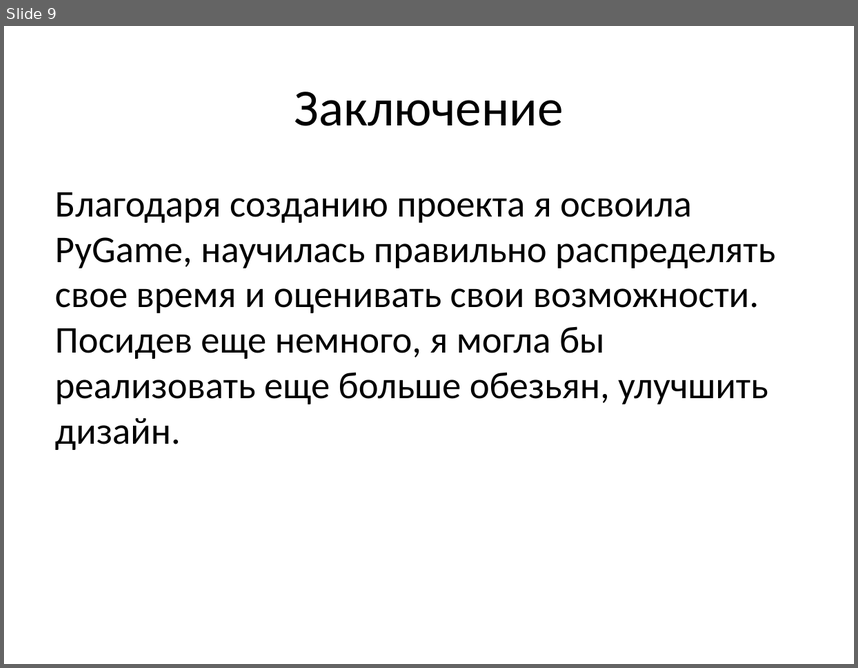
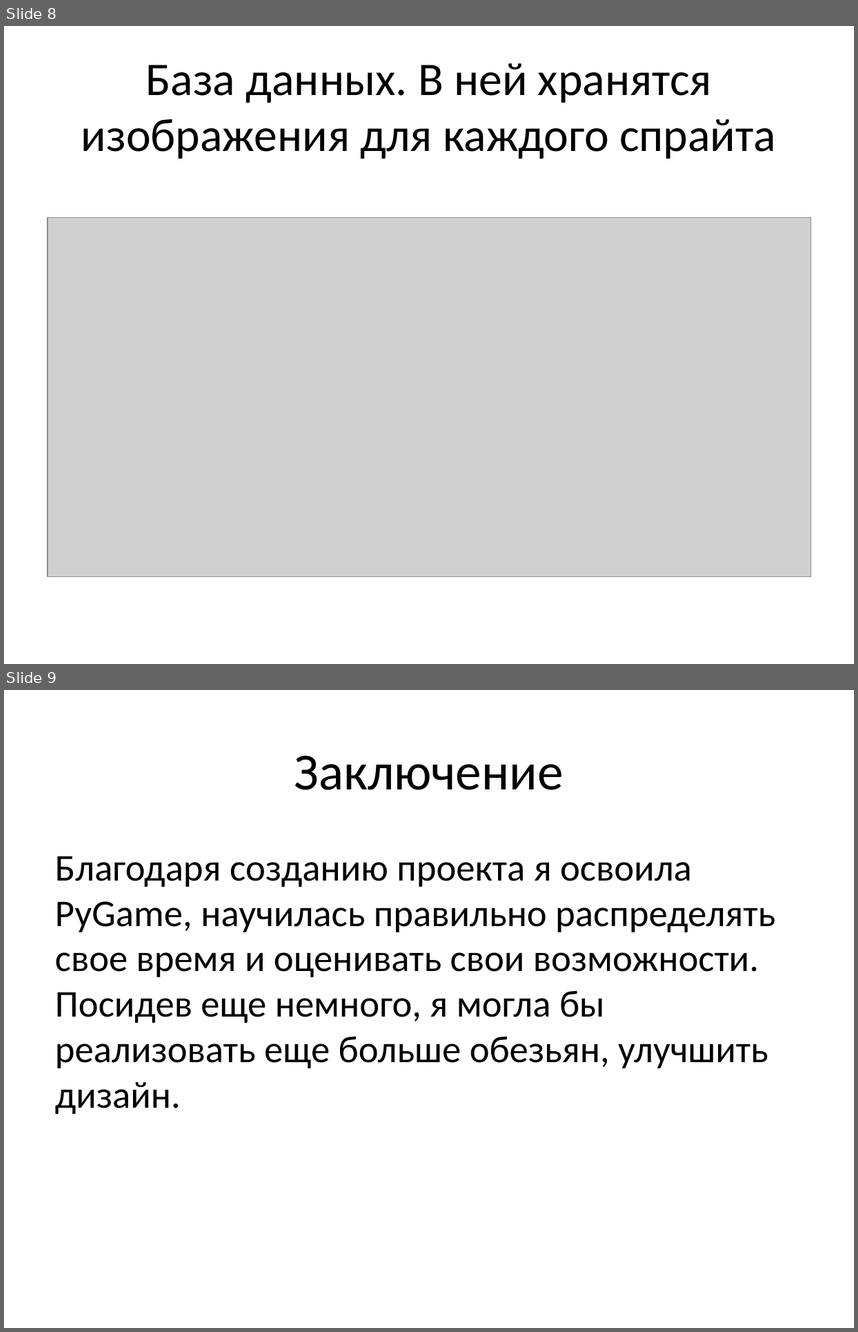
Before and after one commit to Vitalia2005/Hungry-Monkeys, a slide deck: презентация.pptx. Shown one above the other, each under a label of ours: slide 9 before the commit, slides 8 and 9 after it. The pictures are 858x668 and 858x1332 pixels, drawn with LibreOffice and Linux fonts; fonts in the diff are those of the drawing; grey boxes stand for pictures. Boxes give left, top, right and bottom in pixels: in the first picture for what was removed or moved away, otherwise in the second. Text is boxed around its words. In the diff, an @@ line names an element or a change of style, - is before the commit and + after.

```diff
--- a/презентация.pptx
+++ b/презентация.pptx
@@ slide 8 added at (4,26,854,664), background #FFFFFF @@
@@ title added at (81,63,776,158), 39.6 pt, text #000000 @@
+База данных. В ней хранятся изображения для каждого спрайта
@@ picture added at (47,217,811,576) @@
```
Also in this commit, not shown: 1 slide changed, 3 other slides added, 4 slides removed.
